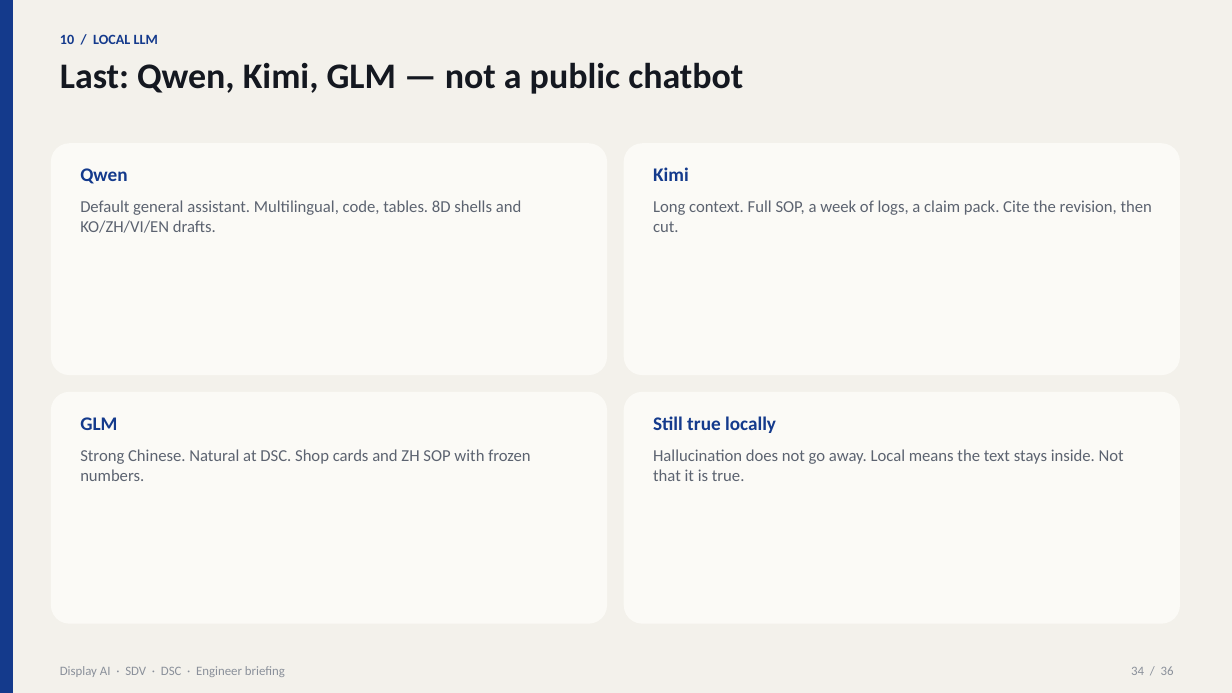
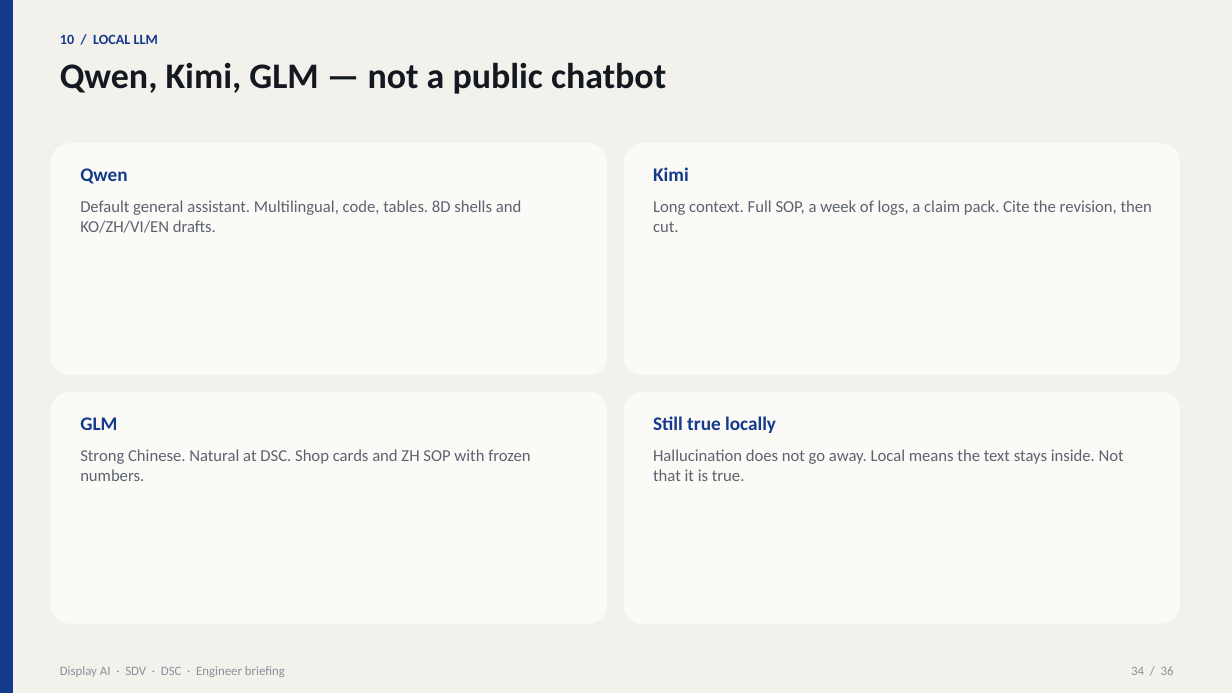
Before and after one commit to beyondlatent/welcome, a slide deck: slide 34 of Display-AI-Briefing-SDV-DSC.pptx. Drawn at 1232x693 pixels with LibreOffice and Linux fonts; fonts in the diff are those of the drawing. Boxes give left, top, right and bottom in pixels: in the first picture for what was removed or moved away, otherwise in the second. Text is boxed around its words. In the diff, an @@ line names an element or a change of style, - is before the commit and + after.

```diff
--- a/Display-AI-Briefing-SDV-DSC.pptx
+++ b/Display-AI-Briefing-SDV-DSC.pptx
@@ text at box(60, 62, 666, 94): text changed @@
-Last: Qwen, Kimi, GLM — not a public chatbot
+Qwen, Kimi, GLM — not a public chatbot
```
Also in this commit, not shown: 1 other slide changed, 4 other files.
